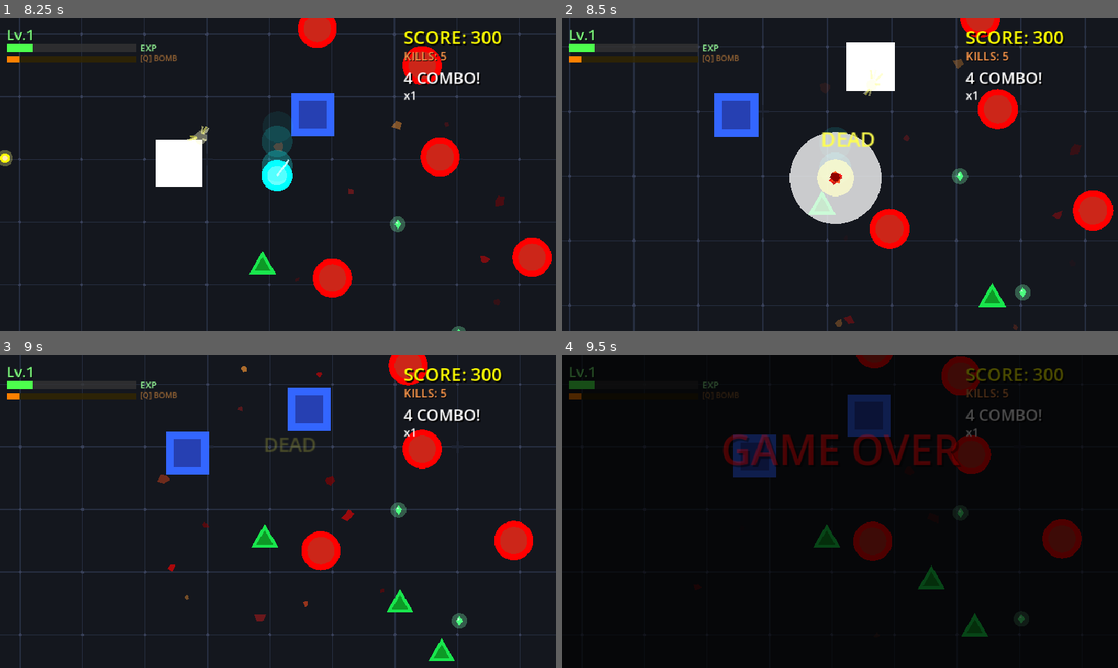
Above: before the commit, frames 1-4 (two rows, left to right).
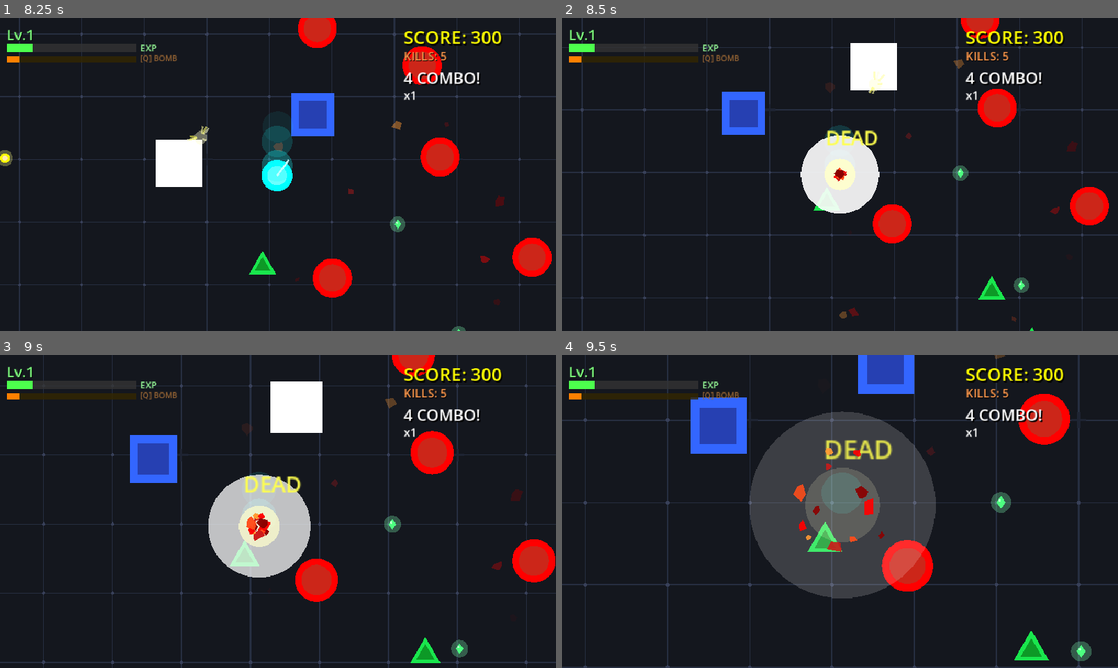
Above: after the commit, the same moments.

Repository: S-guchi/godot-games
Game: Godot game, scene res://world.tscn
Two runs of this game, one before a commit and one after it. Both use one fixed random seed, a clock stepped at 60 frames per second and the inputs below.
Inputs (mouse positions are in pixels of both pictures, inside the frame that each line leads up to):
- Up to frame 1 (8.25 s): move the mouse to (400, 158) at 0.52 s; hold D (move_right) 0.53-1.28 s; tap Q (bomb) every 1.5 s from 0.6 to 8.1 s; move the mouse to (166, 190) at 1.27 s; hold S (move_down) 1.28-2.03 s; tap Space (dash) every 1.5 s from 1.35 to 7.35 s; move the mouse to (333, 105) at 2.02 s; hold D (move_right) 2.03-2.78 s; move the mouse to (250, 237) at 2.77 s; hold W (move_up) 2.78-3.53 s; move the mouse to (444, 221) at 3.52 s; hold A (move_left) 3.53-5.03 s; move the mouse to (111, 127) at 4.27 s; move the mouse to (305, 174) at 5.02 s; hold S (move_down) 5.03-5.78 s; move the mouse to (194, 96) at 5.77 s; hold D (move_right) 5.78-6.53 s; move the mouse to (400, 158) at 6.52 s; hold W (move_up) 6.53-7.28 s; move the mouse to (166, 190) at 7.27 s; hold D (move_right) 7.28-8.03 s; move the mouse to (333, 105) at 8.02 s; hold S (move_down) from 8.03 s (still down)
- Up to frame 2 (8.5 s): keep holding S (move_down)
- Up to frame 3 (9 s): move the mouse to (250, 574) at 8.77 s; release S (move_down) at 8.78 s; hold A (move_left) from 8.78 s (still down); tap Space (dash) at 8.85 s
- Up to frame 4 (9.5 s): keep holding A (move_left)

Frame 1 is identical in both runs. In frame 2, 12% of the frame differs, in the area x 0-100%, y 0-100%; in frame 3, 19%; in frame 4, 29%.

Commit message:
feat: Enhance player death effects with unique hit stop, slow motion, screen shake, and camera zoom.

Diff:
--- a/vanpiresuv/death_effect.gd
+++ b/vanpiresuv/death_effect.gd
@@ -13,11 +13,14 @@
 var score_alpha := 1.0
 var score_offset := 0.0
 var is_boss := false
+var is_player_death := false
 
 
 func _ready() -> void:
 	if has_meta("boss"):
 		is_boss = true
+	if has_meta("player_death"):
+		is_player_death = true
 	flash_timer = FLASH_DURATION
 
 	if is_boss:
@@ -28,15 +31,22 @@
 	_apply_screen_shake()
 	_apply_camera_zoom()
 
-	# Hit stop
-	var freeze_time := 0.15 if is_boss else 0.04
+	# Hit stop - longer for dramatic deaths
+	var freeze_time := 0.04
+	if is_player_death:
+		freeze_time = 0.4
+	elif is_boss:
+		freeze_time = 0.15
 	get_tree().paused = true
 	get_tree().create_timer(freeze_time, true, false, true).timeout.connect(_unfreeze)
 
-	# Slow motion after boss kill
+	# Slow motion after dramatic kills
 	if is_boss:
 		Engine.time_scale = 0.2
 		get_tree().create_timer(1.0, true, false, true).timeout.connect(func(): Engine.time_scale = 1.0)
+	elif is_player_death:
+		Engine.time_scale = 0.15
+		get_tree().create_timer(1.5, true, false, true).timeout.connect(func(): Engine.time_scale = 1.0)
 
 	get_tree().create_timer(2.0).timeout.connect(queue_free)
 
@@ -148,8 +158,14 @@
 	var cam := get_viewport().get_camera_2d()
 	if cam:
 		var tw := create_tween()
-		var shake_strength := 20.0 if is_boss else 6.0
-		var shake_count := 12 if is_boss else 6
+		var shake_strength := 6.0
+		var shake_count := 6
+		if is_player_death:
+			shake_strength = 25.0
+			shake_count = 16
+		elif is_boss:
+			shake_strength = 20.0
+			shake_count = 12
 		for j in shake_count:
 			var offset := Vector2(randf_range(-shake_strength, shake_strength), randf_range(-shake_strength, shake_strength))
 			tw.tween_property(cam, "offset", offset, 0.03)
@@ -161,7 +177,10 @@
 	var cam := get_viewport().get_camera_2d()
 	if cam:
 		var tw := create_tween()
-		if is_boss:
+		if is_player_death:
+			tw.tween_property(cam, "zoom", Vector2(2.0, 2.0), 0.08)
+			tw.tween_property(cam, "zoom", Vector2(1.2, 1.2), 0.6).set_ease(Tween.EASE_OUT)
+		elif is_boss:
 			tw.tween_property(cam, "zoom", Vector2(1.7, 1.7), 0.05)
 			tw.tween_property(cam, "zoom", Vector2(1.3, 1.3), 0.3)
 			tw.tween_property(cam, "zoom", Vector2(1.5, 1.5), 0.2)
--- a/vanpiresuv/player.gd
+++ b/vanpiresuv/player.gd
@@ -154,10 +154,11 @@
 	var effect_script := load("res://death_effect.gd")
 	var effect := Node2D.new()
 	effect.set_script(effect_script)
+	effect.set_meta("player_death", true)
 	effect.setup(global_position, "DEAD")
 	get_tree().current_scene.add_child(effect)
 	visible = false
-	get_tree().create_timer(1.0).timeout.connect(_show_game_over)
+	get_tree().create_timer(2.5).timeout.connect(_show_game_over)
 
 
 func _show_game_over() -> void:
